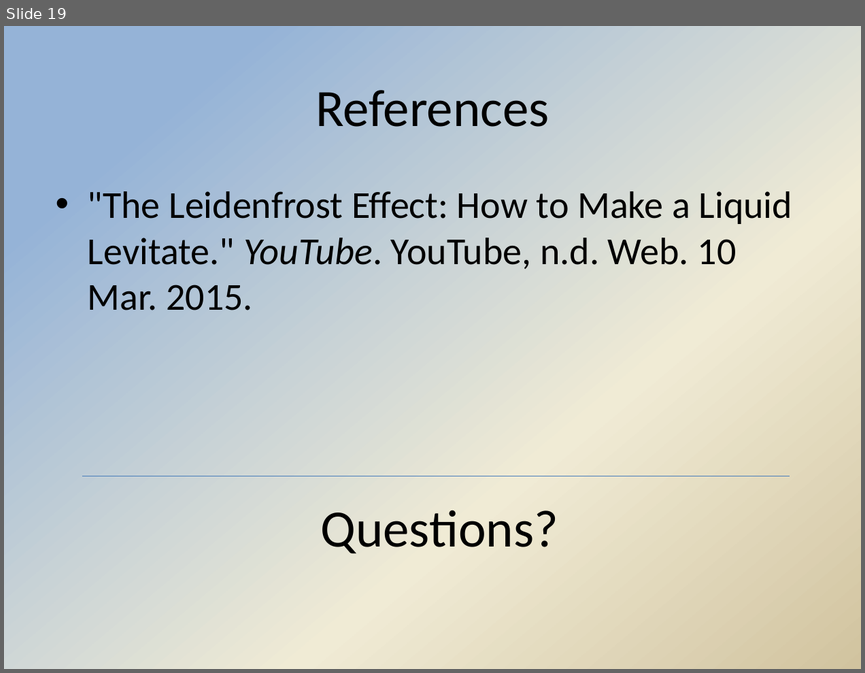
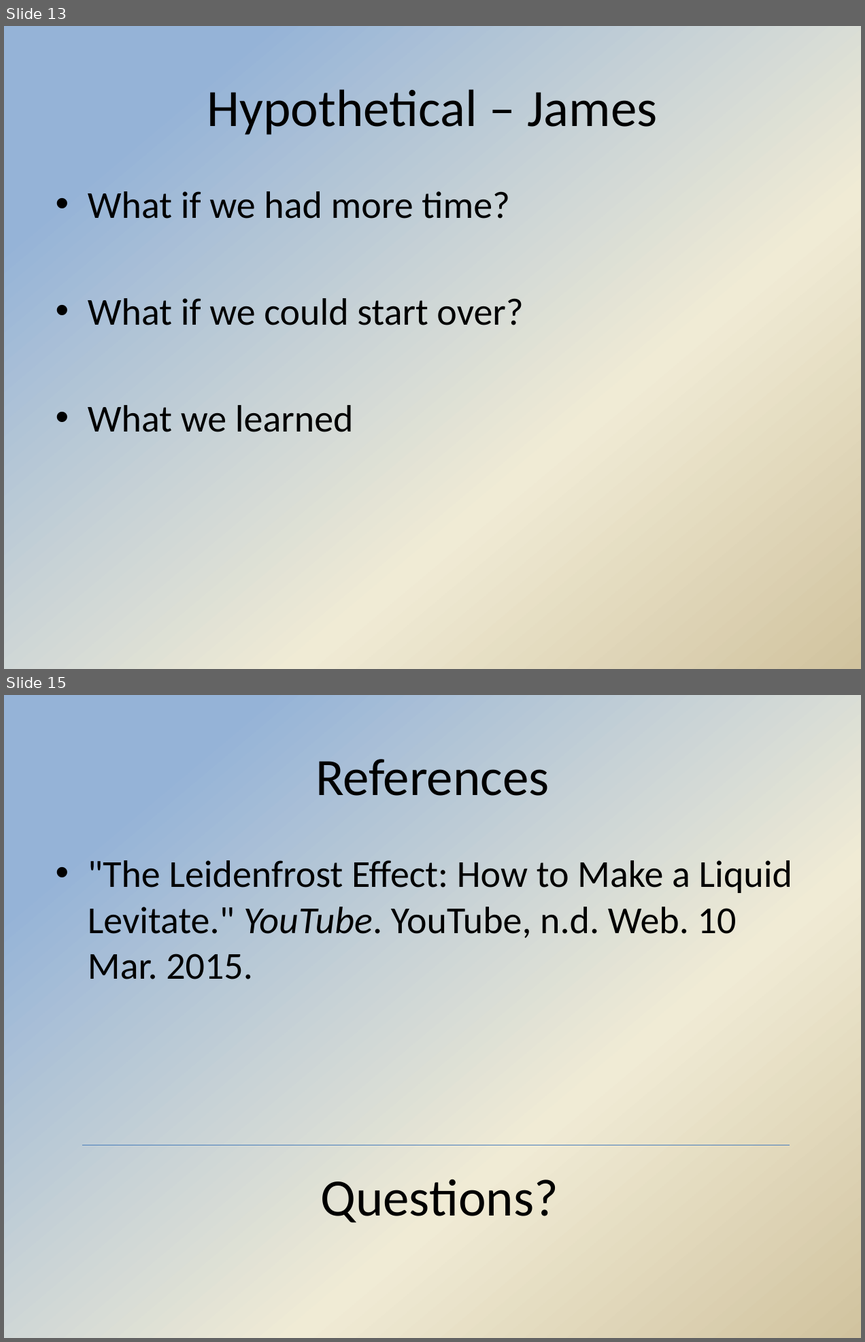
Before and after one commit to Hdtran89/ImageProcessing, a slide deck: A Team Documents/Final presentation.pptx. Shown one above the other, each under a label of ours: slide 19 before the commit, slides 13 and 15 after it; the slides between them are not shown. The pictures are 865x673 and 865x1342 pixels, drawn with LibreOffice and Linux fonts; fonts in the diff are those of the drawing; background and template pictures are left out. Boxes give left, top, right and bottom in pixels: in the first picture for what was removed or moved away, otherwise in the second. Text is boxed around its words. In the diff, an @@ line names an element or a change of style, - is before the commit and + after.

```diff
--- a/A Team Documents/Final presentation.pptx
+++ b/A Team Documents/Final presentation.pptx
@@ slide 13 added at [4,26,861,669], background gradient #95B3D7 to #F0EBD5 to #D1C39F @@
@@ title added at [207,89,657,135], 44 pt, text #000000 @@
+Hypothetical – James
@@ text added at [88,191,523,432], 32 pt, text #000000 @@
+• What if we had more time?
+• What if we could start over?
+• What we learned
@@ what was slide 19 is now slide 15 @@
```
Also in this commit, not shown: 1 slide changed, 8 other slides added, 14 slides removed.
